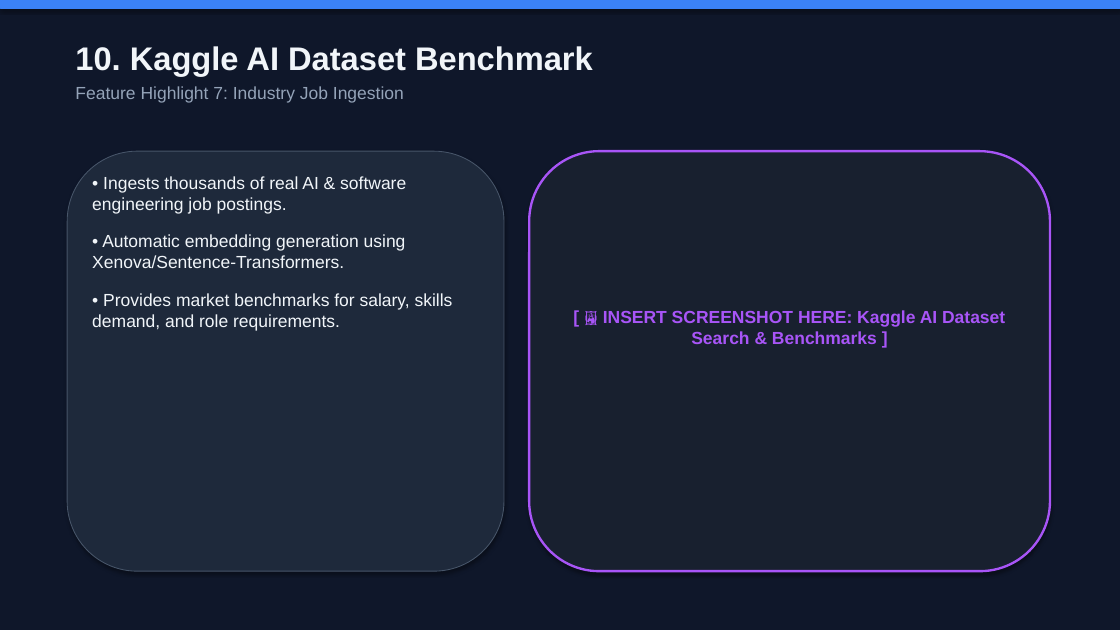
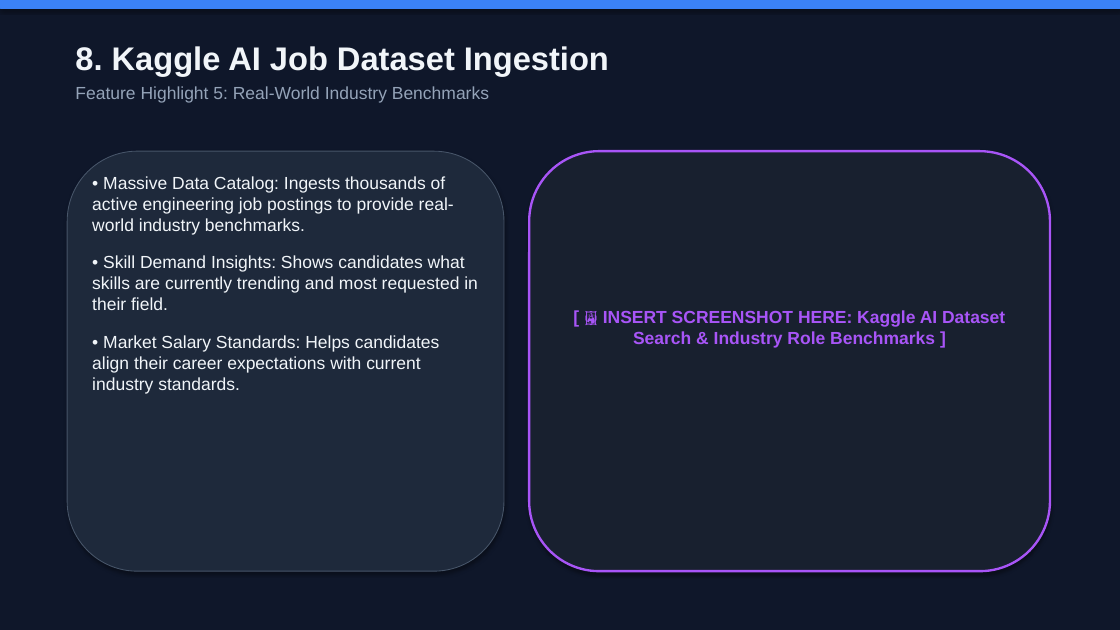
Before and after one commit to RudranshKadiveti/Team-Placebo, a slide deck: slide 9 of CareerPilot_AI_Presentation.pptx (slide 11 before the commit). Drawn at 1120x630 pixels with LibreOffice and Linux fonts; fonts in the diff are those of the drawing. Boxes give left, top, right and bottom in pixels: in the first picture for what was removed or moved away, otherwise in the second. Text is boxed around its words. In the diff, an @@ line names an element or a change of style, - is before the commit and + after.

```diff
--- a/CareerPilot_AI_Presentation.pptx
+++ b/CareerPilot_AI_Presentation.pptx
@@ text at <box>75,46,609,103</box>: text changed @@
-10. Kaggle AI Dataset Benchmark
-Feature Highlight 7: Industry Job Ingestion
+8. Kaggle AI Job Dataset Ingestion
+Feature Highlight 5: Real-World Industry Benchmarks
@@ text at <box>92,176,478,394</box>: text changed @@
-• Ingests thousands of real AI & software engineering job postings.
-• Automatic embedding generation using Xenova/Sentence-Transformers.
-• Provides market benchmarks for salary, skills demand, and role requirements.
+• Massive Data Catalog: Ingests thousands of active engineering job postings to provide real-world industry benchmarks.
+• Skill Demand Insights: Shows candidates what skills are currently trending and most requested in their field.
+• Market Salary Standards: Helps candidates align their career expectations with current industry standards.
@@ text at <box>603,310,1005,348</box>: text changed @@
-[ 🖼️ INSERT SCREENSHOT HERE: Kaggle AI Dataset Search & Benchmarks ]
+[ 🖼️ INSERT SCREENSHOT HERE: Kaggle AI Dataset Search & Industry Role Benchmarks ]
```
Also in this commit, not shown: 7 other slides changed, 6 slides added, 7 slides removed, 1 other file.
